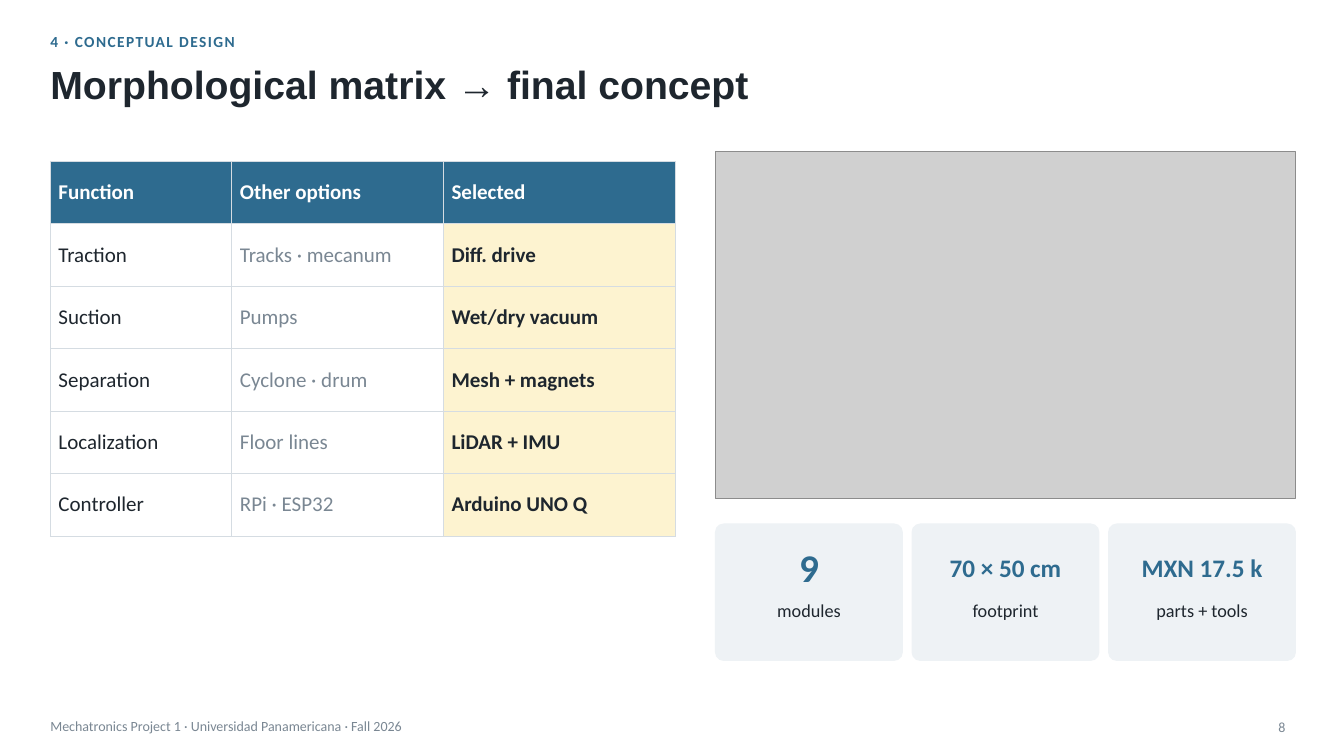
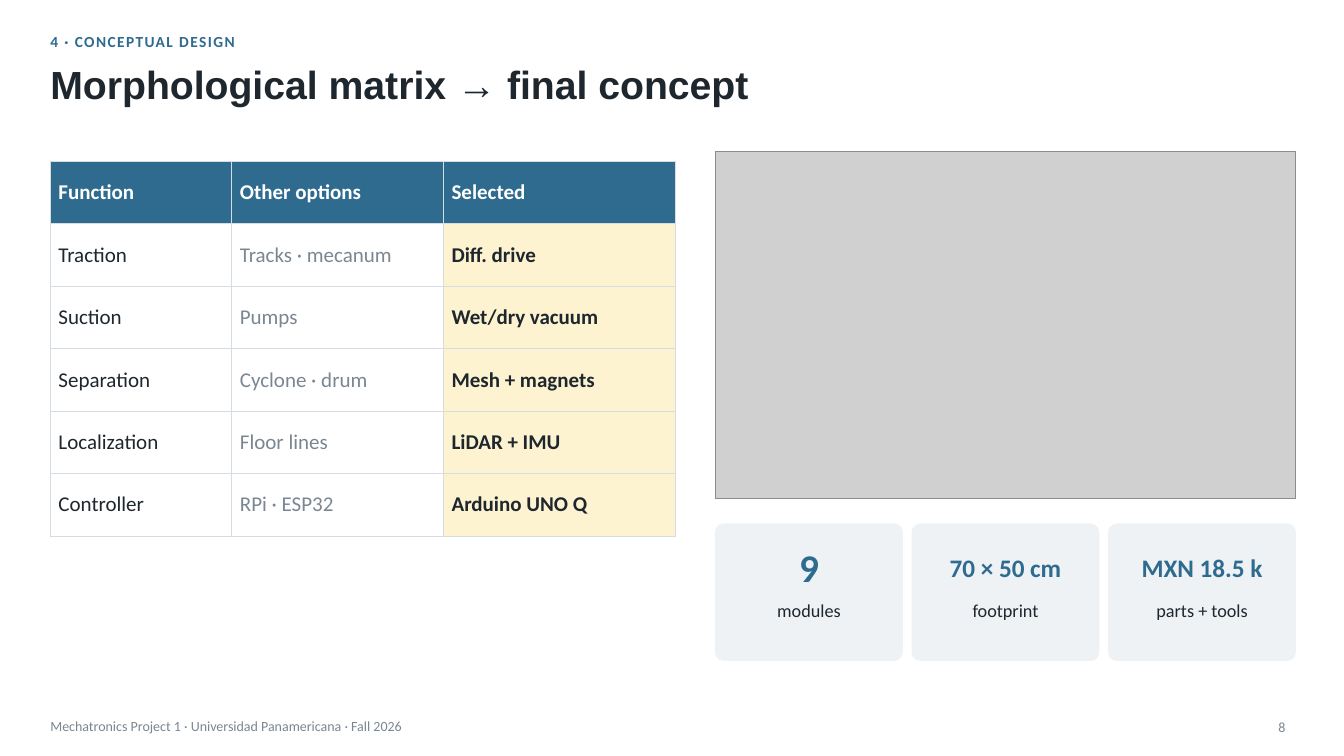
Before and after one commit to Happenedspice17/industrial-waste-clean-machine, a slide deck: slide 8 of docs/semester-1-deliverables/Final_Presentation_Waste_Robot_v4.pptx. Drawn at 1344x756 pixels with LibreOffice and Linux fonts; fonts in the diff are those of the drawing; grey boxes stand for pictures. Boxes give left, top, right and bottom in pixels: in the first picture for what was removed or moved away, otherwise in the second. Text is boxed around its words. In the diff, an @@ line names an element or a change of style, - is before the commit and + after.

```diff
--- a/docs/semester-1-deliverables/Final_Presentation_Waste_Robot_v4.pptx
+++ b/docs/semester-1-deliverables/Final_Presentation_Waste_Robot_v4.pptx
@@ text at <box>1142,559,1262,577</box>: text changed @@
-MXN 17.5 k
+MXN 18.5 k
```
Also in this commit, not shown: 5 other slides changed, 28 other files.
